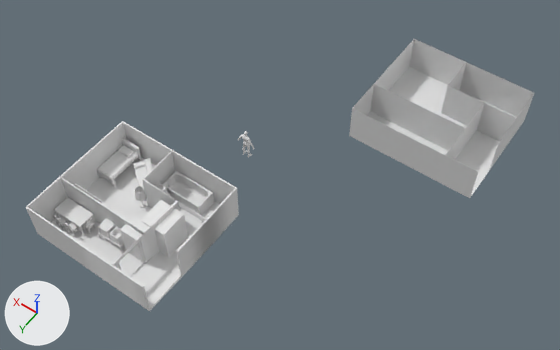
An edit to the glTF model lidar-3-rd/3dassets/apartment.gltf, drawn before and after from the same camera.
The view is the same before and after, from a 50 mm lens placed at (-20.4, 14.4, 43.9), pointed at (-1.2, -12.3, 1.9). The axes (+X, +Y, +Z) are drawn at lower left. The lights are the same throughout. The first picture is the older version. Where no turn or scale is listed for an object, it has been applied to the vertices.
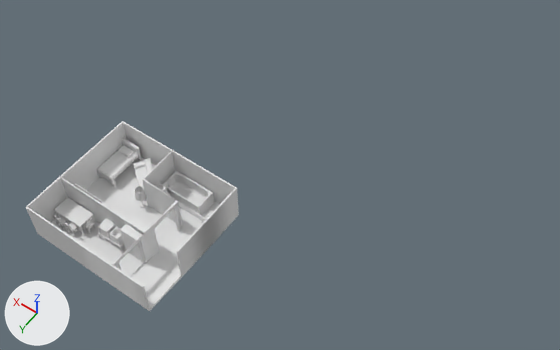
The change, as a list of edits to the scene's bpy script:
```text
Remove ob_cube:
    ob_cube = bpy.data.objects.new('Cube', me_cube_005)
    ob_cube.location = (2.56, -4.6, 1.35)
Remove ob_plane_001:
    ob_plane_001 = bpy.data.objects.new('Plane.001', me_plane_002)
    ob_plane_001.location = (-11.43, -20.56, 0.0)
Remove ob_finalbasemesh:
    ob_finalbasemesh = bpy.data.objects.new('FinalBaseMesh', me_finalbasemesh)
    ob_finalbasemesh.location = (0.42, -10.93, 4.31)
```

Location of each change, [x1, y1, x2, y2] in pixels of the pictures (560 x 350 px):
'Plane.001', deleted
    before: [349, 39, 534, 198]
'Cube', deleted
    before: [140, 200, 188, 258]
'FinalBaseMesh', deleted
    before: [238, 131, 254, 157]
